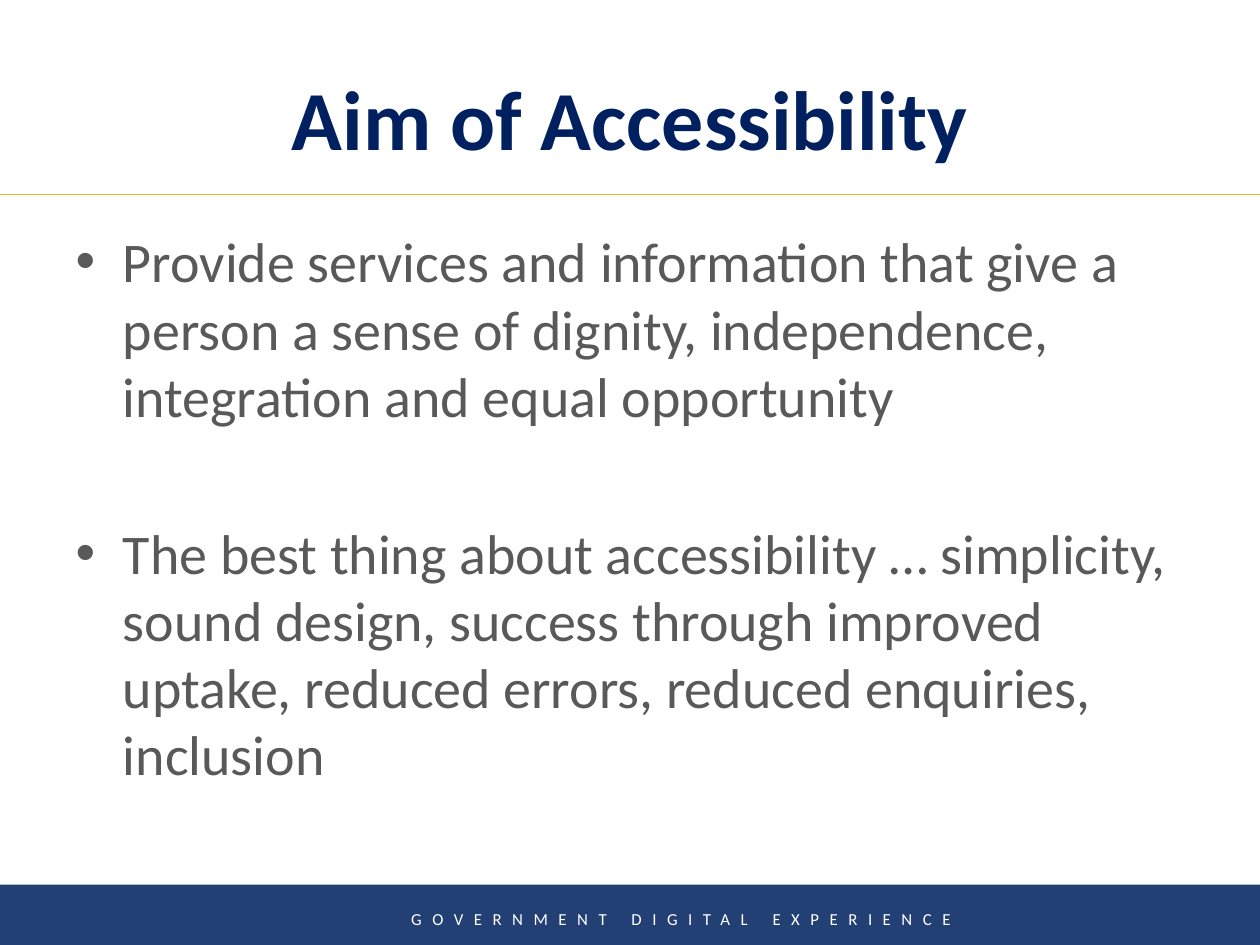
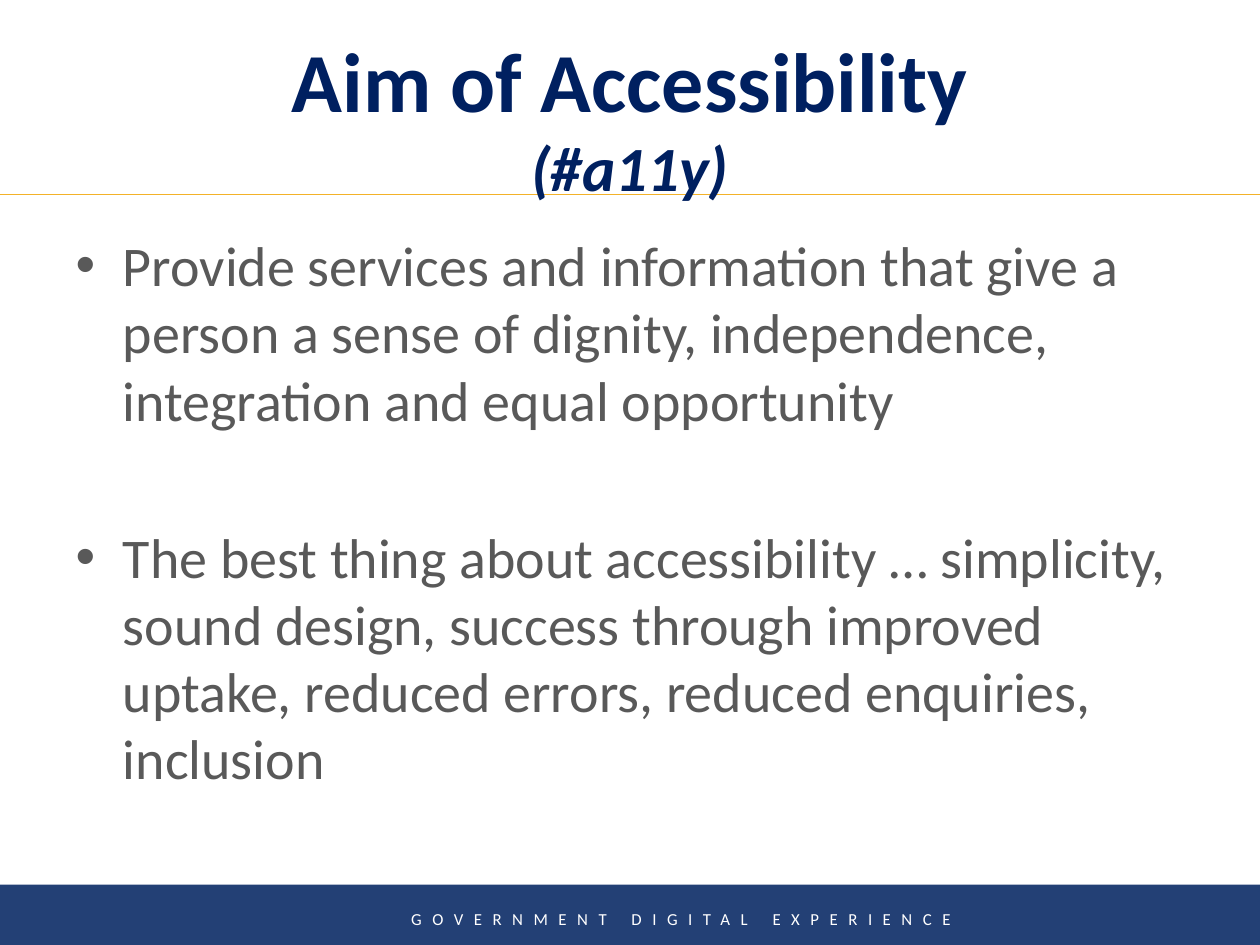
Before and after one commit to Gavin-McLeod/Accessibility-presentation, a slide deck: slide 8 of Digital Product Innovation in the Public Service-TRAN.pptx. Drawn at 1260x945 pixels with LibreOffice and Linux fonts; fonts in the diff are those of the drawing; background and template pictures are left out. Boxes give left, top, right and bottom in pixels: in the first picture for what was removed or moved away, otherwise in the second. Text is boxed around its words. In the diff, an @@ line names an element or a change of style, - is before the commit and + after.

```diff
--- a/Digital Product Innovation in the Public Service-TRAN.pptx
+++ b/Digital Product Innovation in the Public Service-TRAN.pptx
@@ title at (x1=292, y1=53, x2=967, y2=201): text changed @@
-Aim of Accessibility
+Aim of Accessibility
+(#a11y)
@@ text "Provide services and information that ..." moved from (x1=123, y1=243, x2=1165, y2=776) to (x1=123, y1=247, x2=1165, y2=780) @@
```
Also in this commit, not shown: 3 other slides changed.
